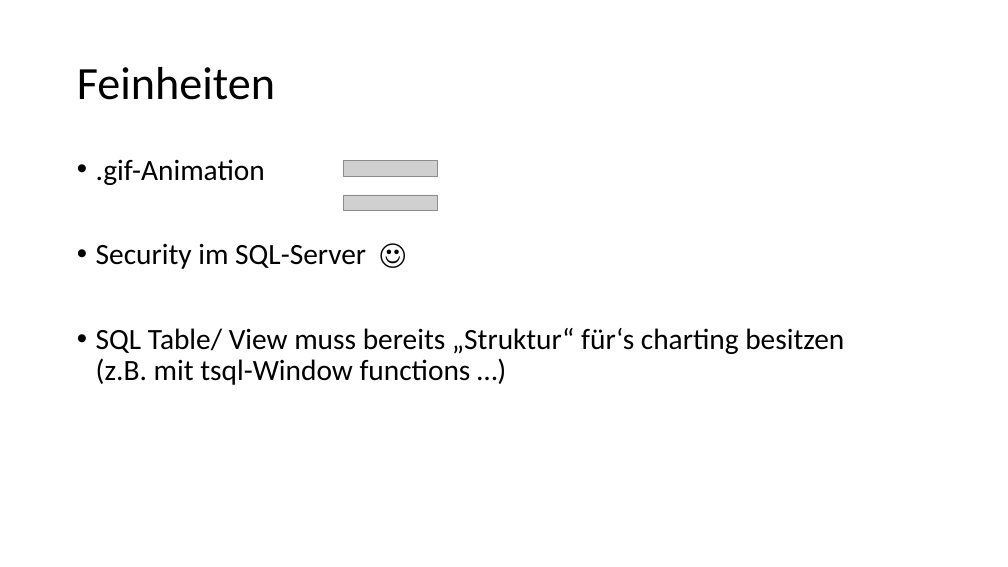
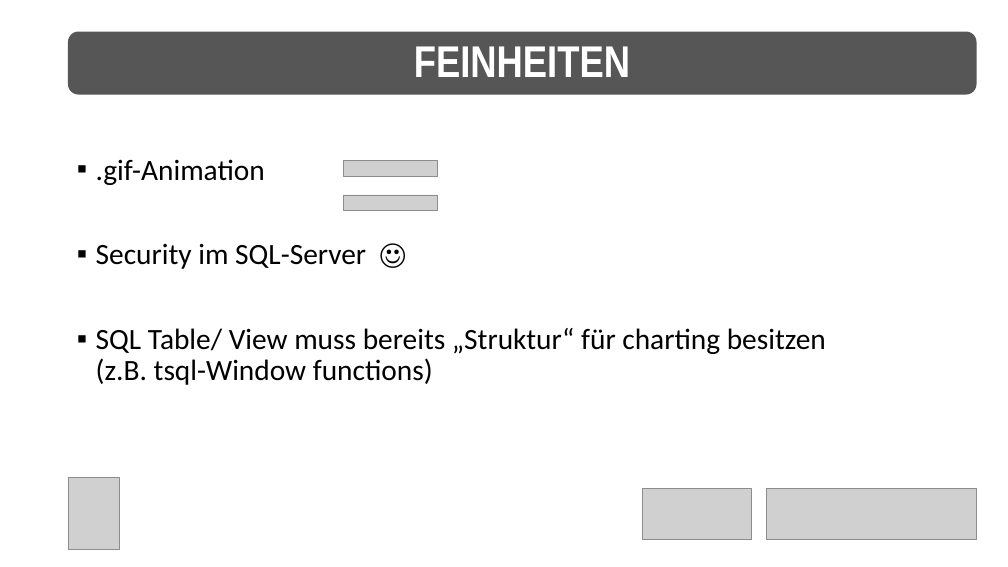
Before and after one commit to net-CDE/presentations, a slide deck: slide 12 of SQLKonferenz2023/mainContent_jul2023.pptx (slide 8 before the commit). Drawn at 1008x567 pixels with LibreOffice and Linux fonts; fonts in the diff are those of the drawing; grey boxes stand for pictures. Boxes give left, top, right and bottom in pixels: in the first picture for what was removed or moved away, otherwise in the second. Text is boxed around its words. In the diff, an @@ line names an element or a change of style, - is before the commit and + after.

```diff
--- a/SQLKonferenz2023/mainContent_jul2023.pptx
+++ b/SQLKonferenz2023/mainContent_jul2023.pptx
@@ rounded rectangle "FEINHEITEN" resized from (x1=77, y1=67, x2=275, y2=100) to (x1=68, y1=32, x2=977, y2=95) @@
@@ rounded rectangle "FEINHEITEN" at (x1=68, y1=32, x2=977, y2=95): fill none to #565656 @@
@@ text in rounded rectangle at (x1=414, y1=46, x2=630, y2=77): text changed; size 44 to 42.3 pt; font Calibri to Arial Narrow; text colour #000000 to #FFFFFF; bold on @@
-Feinheiten
+FEINHEITEN
@@ text at (x1=96, y1=328, x2=826, y2=385): text changed @@
-• SQL Table/ View muss bereits „Struktur“ für‘s charting besitzen
-  (z.B. mit tsql-Window functions …)
+▪ SQL Table/ View muss bereits „Struktur“ für charting besitzen
+  (z.B. tsql-Window functions)
@@ picture added at (x1=68, y1=478, x2=119, y2=550) @@
@@ picture added at (x1=642, y1=488, x2=752, y2=540) @@
@@ picture added at (x1=767, y1=488, x2=977, y2=539) @@
```
Also in this commit, not shown: 12 other slides changed, 12 slides added, 7 slides removed, 3 other files.
